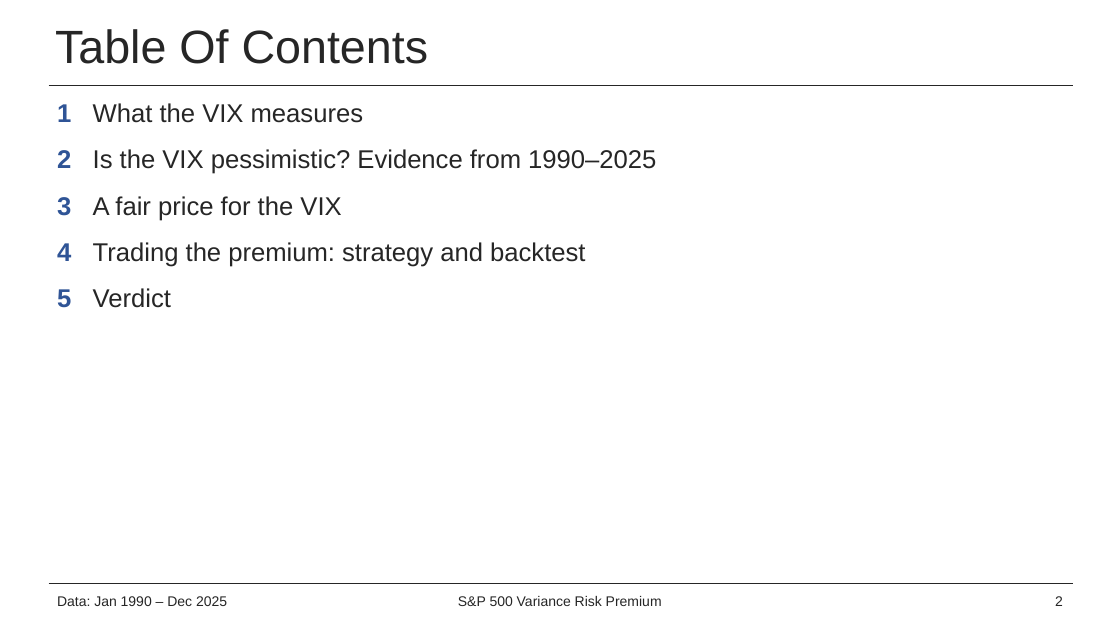
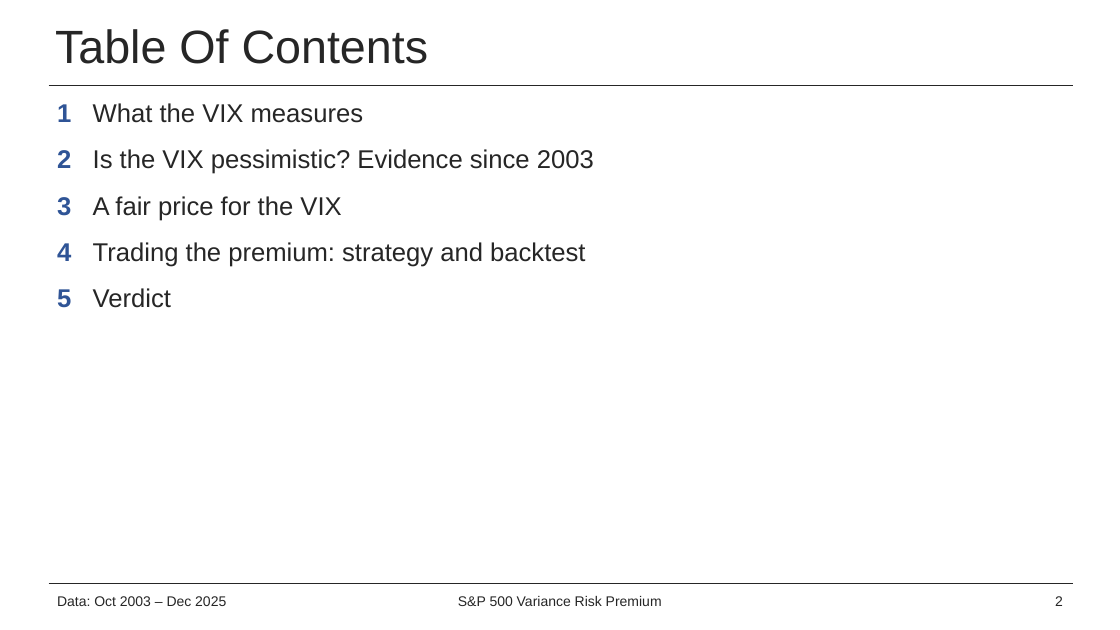
Before and after one commit to alston-yam/project_VIX, a slide deck: slide 2 of deck/VIX_pitch.pptx. Drawn at 1120x630 pixels with LibreOffice and Linux fonts; fonts in the diff are those of the drawing; background and template pictures are left out. Boxes give left, top, right and bottom in pixels: in the first picture for what was removed or moved away, otherwise in the second. Text is boxed around its words. In the diff, an @@ line names an element or a change of style, - is before the commit and + after.

```diff
--- a/deck/VIX_pitch.pptx
+++ b/deck/VIX_pitch.pptx
@@ text at (57, 149, 594, 174): text changed @@
-2 Is the VIX pessimistic? Evidence from 1990–2025
+2 Is the VIX pessimistic? Evidence since 2003
@@ text at (57, 596, 226, 606): text changed @@
-Data: Jan 1990 – Dec 2025
+Data: Oct 2003 – Dec 2025
```
Also in this commit, not shown: 15 other slides changed, 1 slide added, 53 other files.
